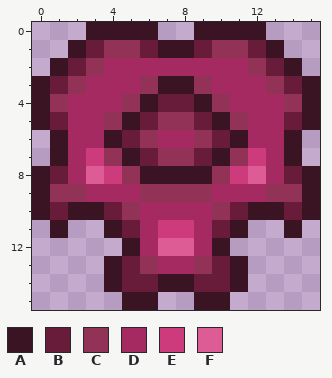
Pixel-art sprite, stored at android/assets/textures/viper.png. Above: the version before the commit.
The file is 16x16 pixels.
Palette (. is transparent): A #3a1422  B #681c39  C #933257  D #a42a61  E #cd3b7d  F #de5c96
Pixels before, first column x 0:
 0 ...AAAA..AAAA...
 1 ..ABCCBAABCCBA..
 2 .ABCDDDDDDDDCBA.
 3 ABCDDDCAACDDDCBA
 4 ACDDDCABBACDDDCA
 5 ABDDCABCCBACDDBA
 6 .ADDABCDDCBADDA.
 7 .ADECABCCBACEDA.
 8 ABDFECAAAACEFDBA
 9 ACCDDDCCCCDDDCCA
10 ABAABCDDDDCBAABA
11 .A..ABDEEDBA..A.
12 .....ADFFDA.....
13 ....ABCDDCBA....
14 ....ABBAABBA....
15 .....AA..AA.....
New version:
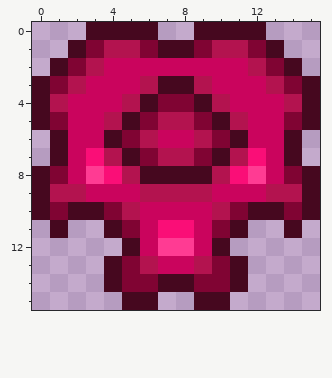
Change:
colour A: #3a1422 -> #46081f
colour B: #681c39 -> #800433
colour C: #933257 -> #b3134f
colour D: #a42a61 -> #ca045d
colour E: #cd3b7d -> #fa0e77
colour F: #de5c96 -> #ff3b93
Where, in picture pixels (left, top, right, bottom), the same in both pictures:
changed: (32, 22, 320, 310)
